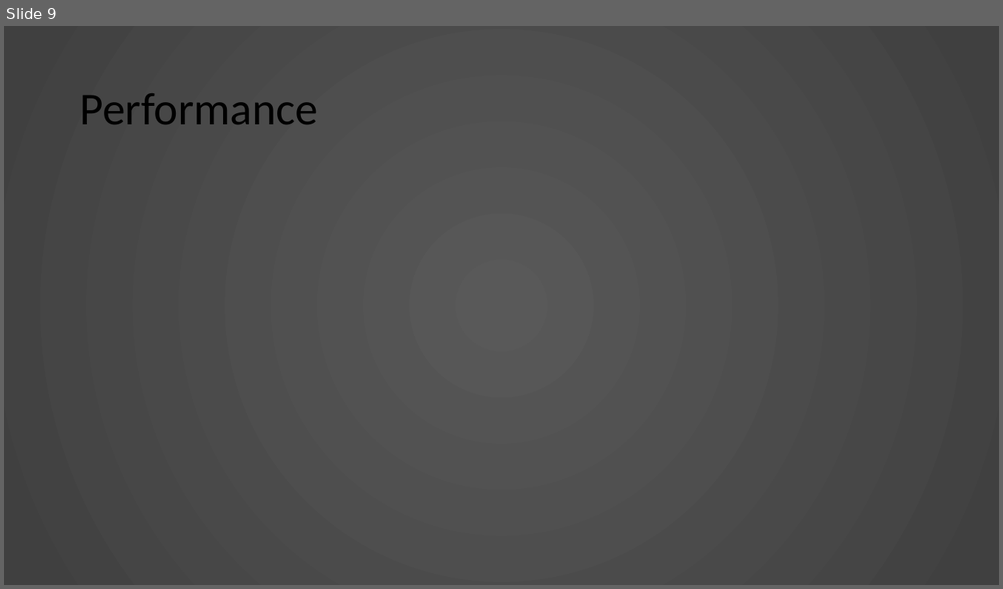
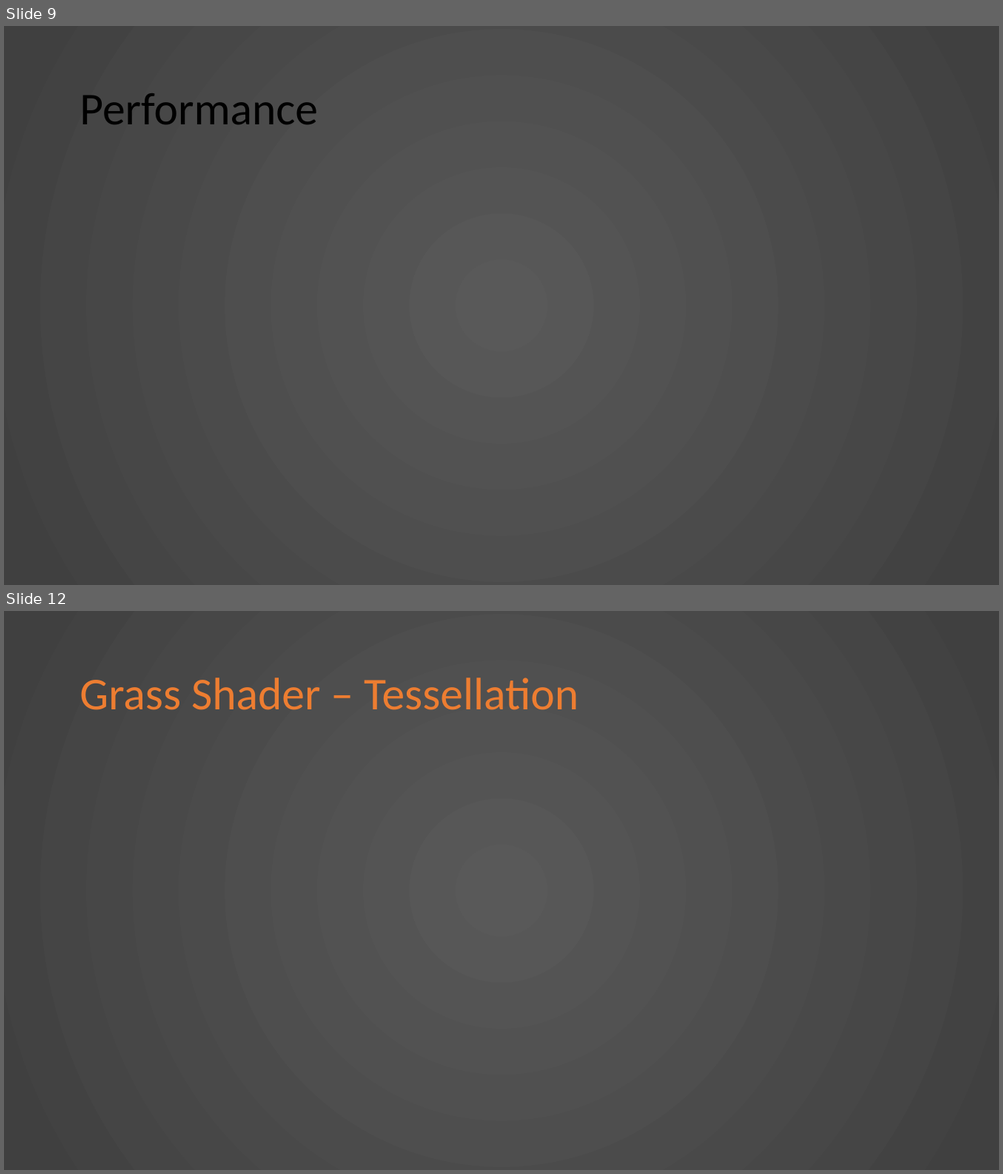
Before and after one commit to KnightTec/ShaderProject, a slide deck: Presentation.pptx. Shown one above the other, each under a label of ours: slide 9 before the commit, slides 9 and 12 after it; the slides between them are not shown. The pictures are 1003x589 and 1003x1174 pixels, drawn with LibreOffice and Linux fonts; fonts in the diff are those of the drawing. Boxes give left, top, right and bottom in pixels: in the first picture for what was removed or moved away, otherwise in the second. Text is boxed around its words. In the diff, an @@ line names an element or a change of style, - is before the commit and + after.

Commit message:
Added Grassshader Outline

```diff
--- a/Presentation.pptx
+++ b/Presentation.pptx
@@ slide 12 added at [4, 611, 999, 1170], background gradient #595959 to #404040 @@
@@ title added at [79, 678, 578, 710], 44 pt, text #ED7D31 @@
+Grass Shader – Tessellation
```
Also in this commit, not shown: 4 other slides added.
